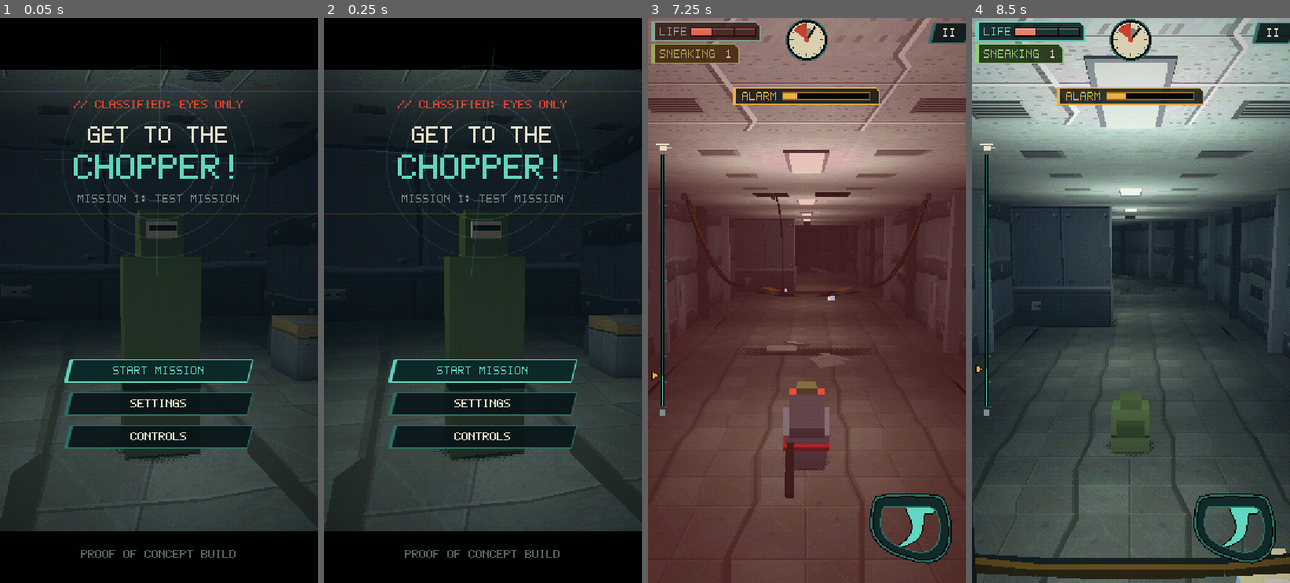
Above: before the commit, frames 1-4 (left to right).
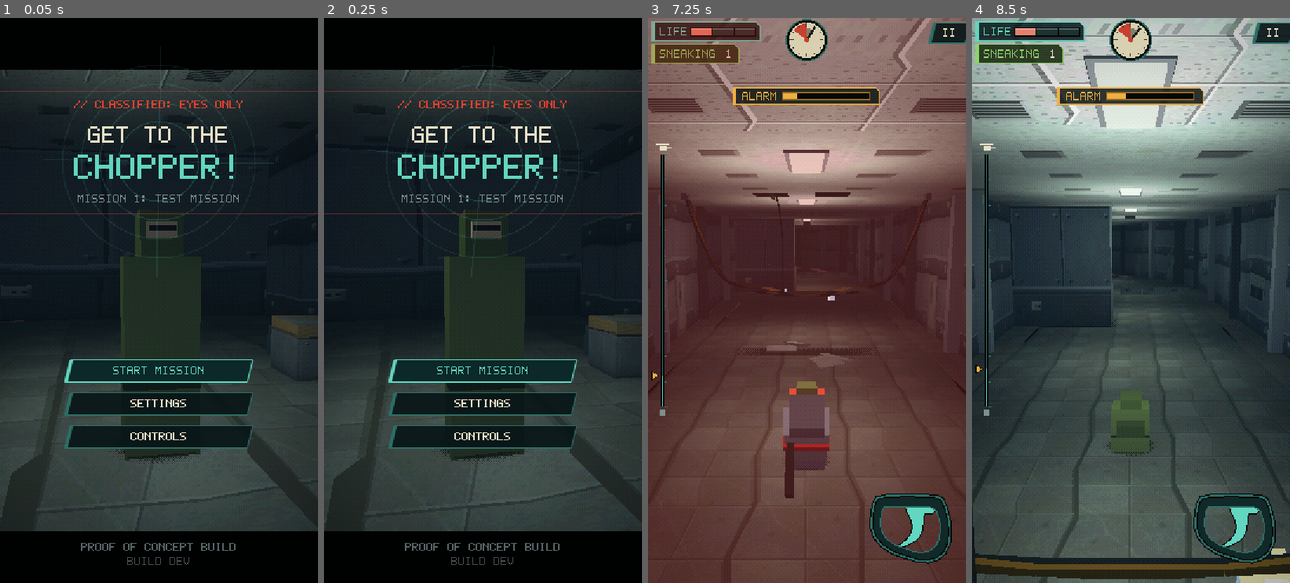
Above: after the commit, the same moments.

Repository: lhunt-gdev/get-to-the-chopper-test
Game: Godot game, scene res://game/levels/prototype_slice/prototype_slice.tscn
Same seed, same stepped clock (60 frames per second), same inputs: the game is played once before the commit and once after it.
Inputs (mouse positions are in pixels of both pictures, inside the frame that each line leads up to):
- Up to frame 1 (0.05 s): no input
- Up to frame 2 (0.25 s): no input
- Up to frame 3 (7.25 s): click "START MISSION" at 0.5 s; tap Enter (ui_accept) at 1.25, 1.52, 4.52 s; move the mouse to (876, 272) at 1.27 s; hold Right (ui_right) 1.28-2 s; click (876, 272) at 1.42 s; drag from (743, 328) to (791, 413) at 2.02 s; move the mouse to (838, 176) at 2.77 s; hold Right (ui_right) 2.78-3.5 s; drag from (791, 413) to (711, 215) at 3.52 s; move the mouse to (902, 385) at 4.27 s; hold Left (ui_left) 4.28-5 s; drag from (711, 215) to (759, 159) at 5.02 s; move the mouse to (822, 300) at 5.77 s; hold Down (ui_down) 5.78-6.5 s; click (822, 300) at 5.92 s; drag from (759, 159) to (743, 328) at 6.52 s
- Up to frame 4 (8.5 s): move the mouse to (1200, 272) at 7.27 s; hold Up (ui_up) 7.28-8 s; tap Enter (ui_accept) at 7.52 s; drag from (1067, 328) to (1115, 413) at 8.02 s

The runs differ from the first frame. In frame 1, 0.5% of the frame differs, in the area x 25-75%, y 92-97%; in frame 2, 0.5%; in frame 3, 1.4%, in the area x 20-80%, y 33-53%; in frame 4, nothing differs.

Commit message:
Build number on the main menu
CI writes the commit and build time into game/build_info.json at export;
the main menu shows it, so a cached old version is easy to spot.

Co-Authored-By: Claude Opus 5.5 <noreply@anthropic.com>

Diff:
--- a/game/ui/menu/frontend.gd
+++ b/game/ui/menu/frontend.gd
@@ -106,9 +106,22 @@
 	var first := _button("START MISSION", 290, func() -> void: start_requested.emit())
 	_button("SETTINGS", 318, func() -> void: _open(Screen.SETTINGS))
 	_button("CONTROLS", 346, func() -> void: _open(Screen.CONTROLS))
-	_place_wide(UiKit.label("PROOF OF CONCEPT BUILD", 8, Color(UiKit.DIM, 0.7), HORIZONTAL_ALIGNMENT_CENTER), 452)
+	_place_wide(UiKit.label("PROOF OF CONCEPT BUILD", 8, Color(UiKit.DIM, 0.7), HORIZONTAL_ALIGNMENT_CENTER), 446)
+	_place_wide(UiKit.label(build_label(), 8, Color(UiKit.DIM, 0.55), HORIZONTAL_ALIGNMENT_CENTER), 458)
 	first.grab_focus()
 
+
+## Which build this is: the commit the live site was built from and when (UTC), written by the
+## CI into game/build_info.json, so you can tell a fresh version from a cached old one. "DEV"
+## when run from the editor.
+static func build_label() -> String:
+	var path := "res://game/build_info.json"
+	if not FileAccess.file_exists(path):
+		return "BUILD DEV"
+	var info = JSON.parse_string(FileAccess.get_file_as_string(path))
+	if not info is Dictionary:
+		return "BUILD DEV"
+	return ("BUILD %s - %s" % [info.get("commit", "?"), info.get("built", "")]).strip_edges().to_upper()
 
 func _build_pause() -> void:
 	_back_to = Screen.PAUSE
Not shown, changed: .github/workflows/web-deploy.yml
Not shown, changed: .gitignore
Not shown, changed: docs/design/decision-log.md
